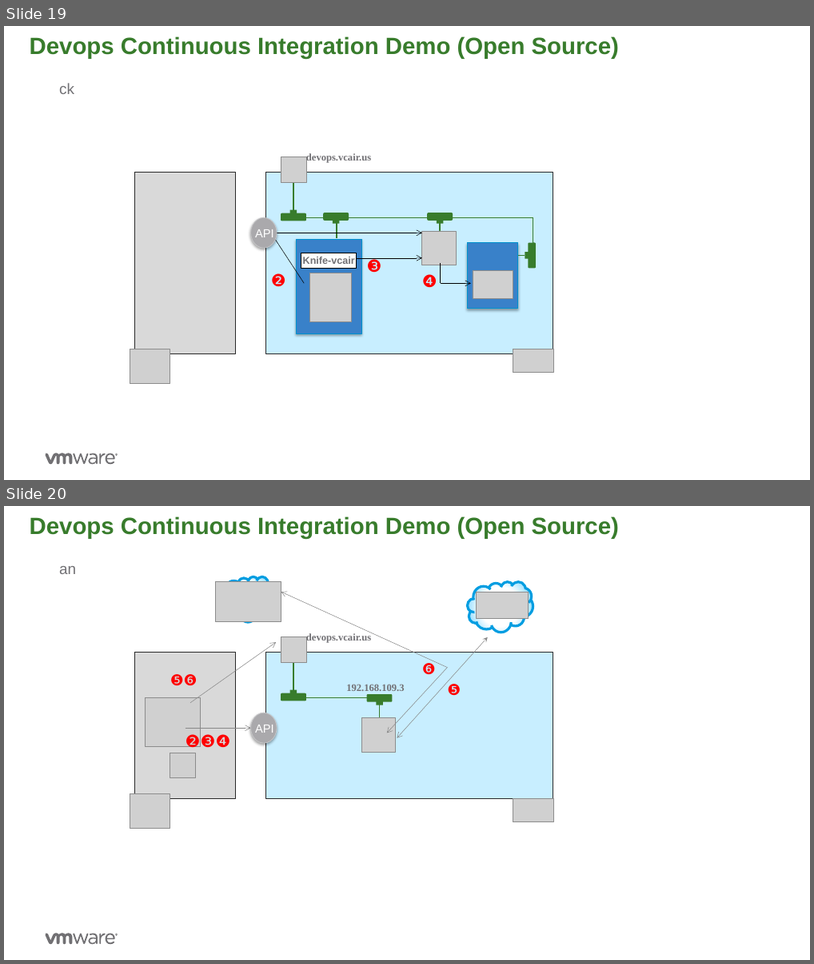
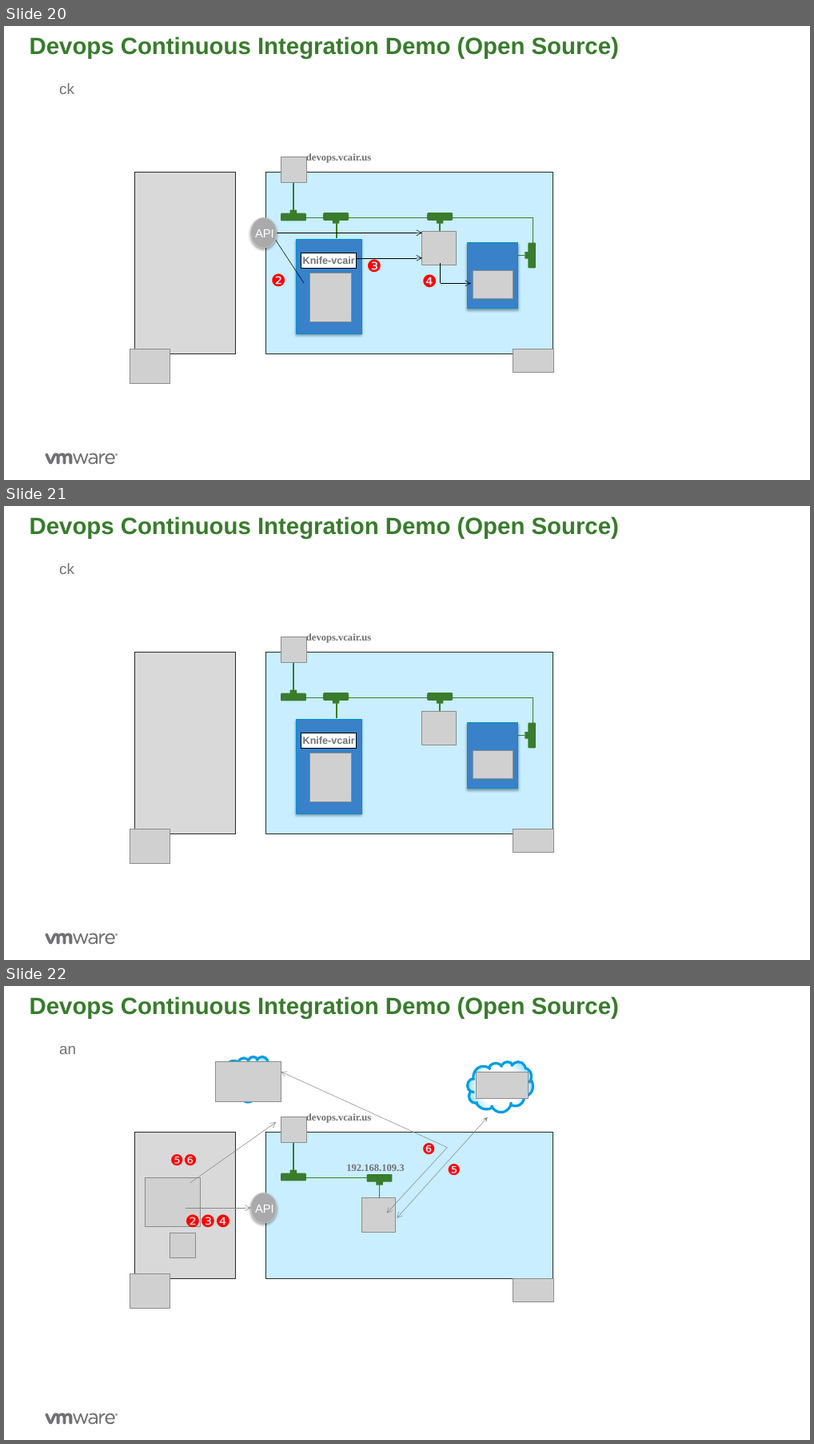
Before and after one commit to rdbwebster/vcadevops, a slide deck: DevopsDemo.pptx. Shown one above the other, each under a label of ours: slides 19 and 20 before the commit, slides 20, 21 and 22 after it. The pictures are 814x964 and 814x1444 pixels, drawn with LibreOffice and Linux fonts; fonts in the diff are those of the drawing; grey boxes stand for pictures; background and template pictures are left out. Boxes give left, top, right and bottom in pixels: in the first picture for what was removed or moved away, otherwise in the second. Text is boxed around its words. In the diff, an @@ line names an element or a change of style, - is before the commit and + after.

```diff
--- a/DevopsDemo.pptx
+++ b/DevopsDemo.pptx
@@ slide 21 added at (4,506,810,960), background #FFFFFF; not listed: 7 template elements that a slide beside it also shows @@
@@ title added at (30,516,619,539), 28 pt, text #387C2C, bold @@
+Devops Continuous Integration Demo (Open Source)
@@ text added at (59,563,74,574), 18 pt, text #717074 @@
+ck
@@ picture added at (281,637,306,663) @@
@@ text added at (306,633,371,643), 12 pt, text #717074, bold @@
+devops.vcair.us
@@ rectangle added at (134,652,236,834), fill #D9D9D9, outline #282828 0.75 pt @@
@@ rectangle added at (266,652,554,834), fill #C8EEFF, outline #282828 0.75 pt @@
@@ line added from (294, 657) to (294, 698), #387C2C 1.5 pt @@
@@ rounded rectangle added at (281,693,306,700), fill #387C2C @@
@@ rectangle added at (290,690,297,696), fill #387C2C @@
@@ rounded rectangle added at (323,692,349,700), fill #387C2C @@
@@ rounded rectangle added at (427,692,453,700), fill #387C2C @@
@@ line added from (534, 697) to (534, 738), #387C2C 1.5 pt @@
@@ line added from (534, 698) to (286, 698), #387C2C 1.5 pt @@
@@ rectangle added at (296,720,362,814), fill #3981C9, outline #0092CE 0.75 pt @@
@@ rectangle added at (333,698,339,704), fill #387C2C @@
@@ line added from (337, 703) to (337, 718), #387C2C 1.5 pt @@
@@ picture added at (422,711,456,745) @@
@@ rectangle added at (437,698,443,704), fill #387C2C @@
@@ line added from (440, 703) to (440, 718), #387C2C 1.5 pt @@
@@ rectangle added at (301,733,357,748), fill #FFFFFF, outline #000000 0.75 pt, 12 pt, text #717074, bold @@
+Knife-vcair
@@ rectangle added at (467,723,518,788), fill #3981C9, outline #0092CE 0.75 pt @@
@@ line added from (525, 736) to (518, 736), #387C2C 1.5 pt @@
@@ rectangle added at (525,732,530,739), fill #387C2C @@
@@ rounded rectangle added at (528,722,536,748), fill #387C2C @@
@@ picture added at (310,753,352,802) @@
@@ picture added at (473,751,514,778) @@
@@ picture added at (130,828,170,863) @@
@@ picture added at (513,828,554,852) @@
@@ what was slide 19 is now slide 20 @@
@@ what was slide 20 is now slide 22 @@
```
Also in this commit, not shown: 1 slide changed, 1 other slide added, 6 other files.
